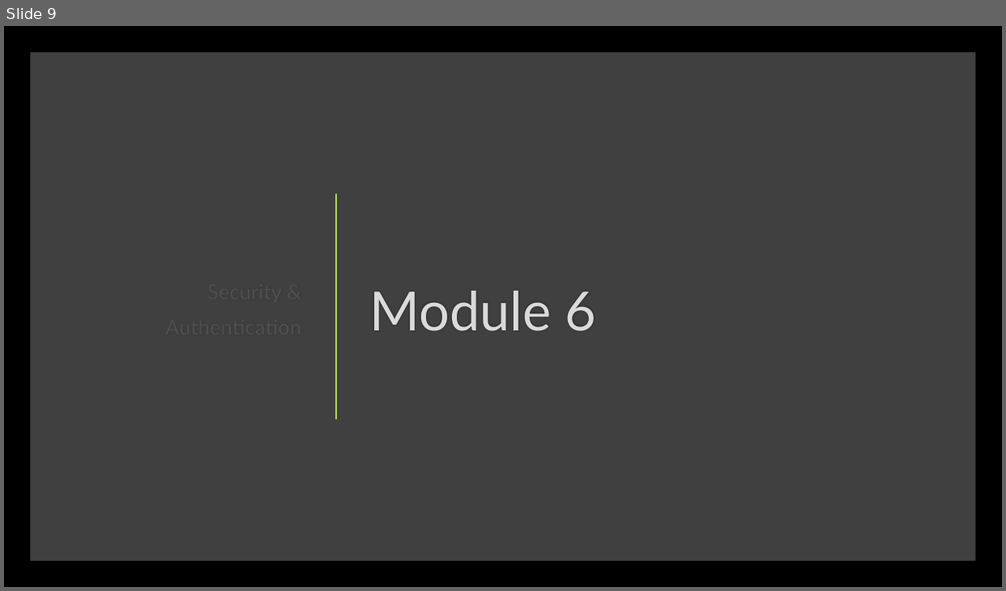
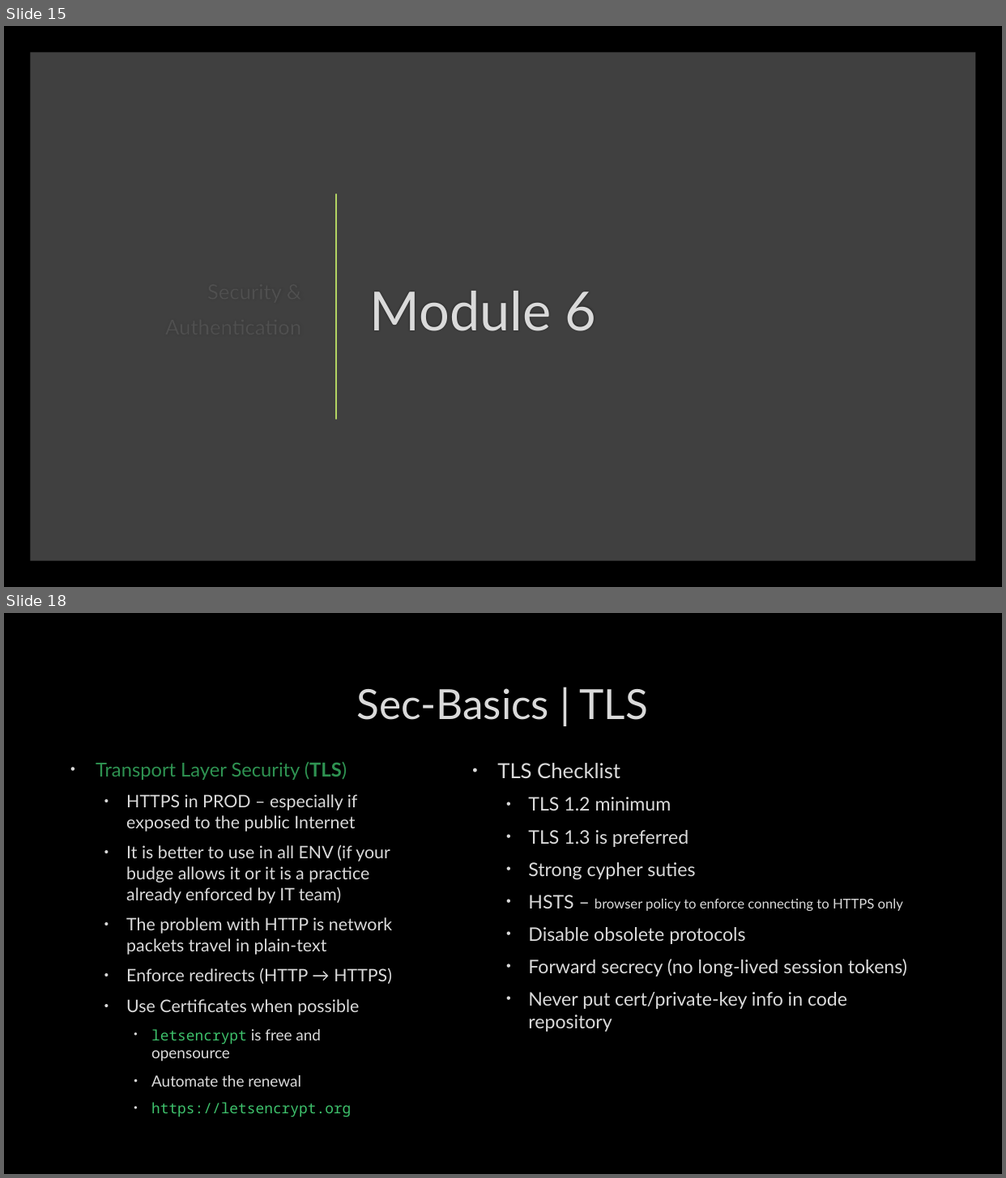
Before and after one commit to SheetMetalConnect/api-workshop, a slide deck: zzz-additional-documentation/Rest-Api-Design-Build-Run-Day-2.pptx. Shown one above the other, each under a label of ours: slide 9 before the commit, slides 15 and 18 after it; the slides between them are not shown. The pictures are 1006x591 and 1006x1178 pixels, drawn with LibreOffice and Linux fonts; fonts in the diff are those of the drawing; background and template pictures are left out. Boxes give left, top, right and bottom in pixels: in the first picture for what was removed or moved away, otherwise in the second. Text is boxed around its words. In the diff, an @@ line names an element or a change of style, - is before the commit and + after.

```diff
--- a/zzz-additional-documentation/Rest-Api-Design-Build-Run-Day-2.pptx
+++ b/zzz-additional-documentation/Rest-Api-Design-Build-Run-Day-2.pptx
@@ slide 18 added at [4,613,1002,1174], background picture (left out) @@
@@ title added at [357,688,648,720], 40 pt, text #DADADA @@
+Sec-Basics | TLS
@@ text added at [96,762,392,1118], 16.6 pt, text #DADADA @@
+• Transport Layer Security (TLS)
+  • HTTPS in PROD – especially if exposed to the public Internet
+  • It is better to use in all ENV (if your budge allows it or it is a practice already enforced by IT team)
+  • The problem with HTTP is network packets travel in plain-text
+  • Enforce redirects (HTTP → HTTPS)
+  • Use Certificates when possible
+    • letsencrypt is free and opensource
+    • Automate the renewal
+    • https://letsencrypt.org
@@ text added at [497,763,907,1032], 18 pt, text #DADADA @@
+• TLS Checklist
+  • TLS 1.2 minimum
+  • TLS 1.3 is preferred
+  • Strong cypher suties
+  • HSTS – browser policy to enforce connecting to HTTPS only
+  • Disable obsolete protocols
+  • Forward secrecy (no long-lived session tokens)
+  • Never put cert/private-key info in code repository
@@ what was slide 9 is now slide 15 @@
```
Also in this commit, not shown: 15 other slides added, 1 other file.
